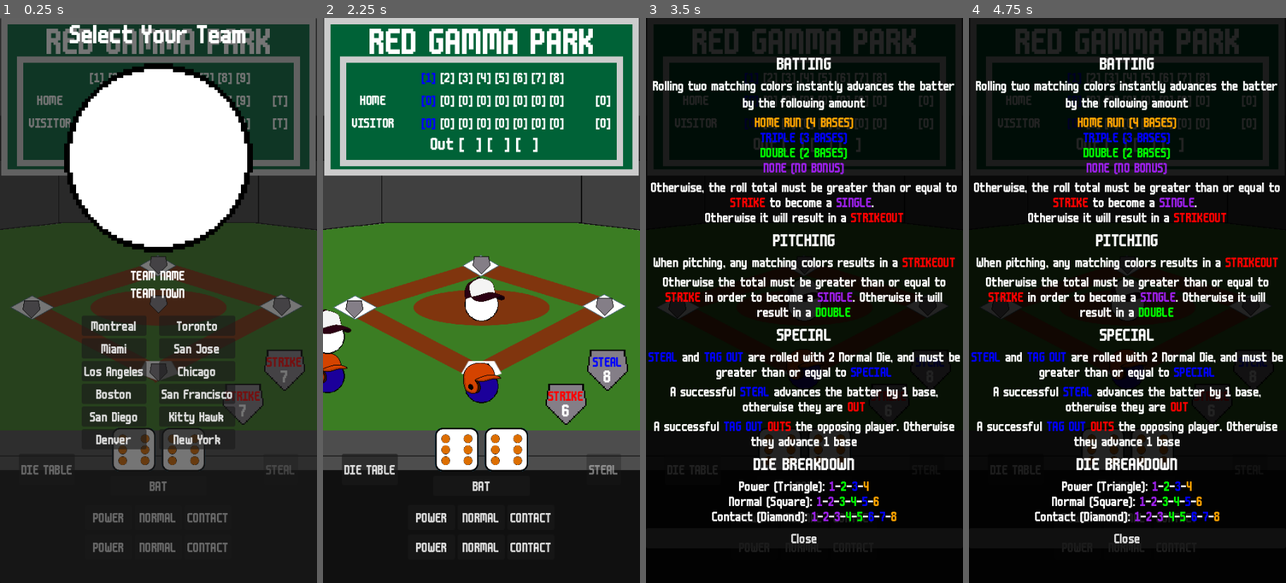
Above: before the commit, frames 1-4 (left to right).
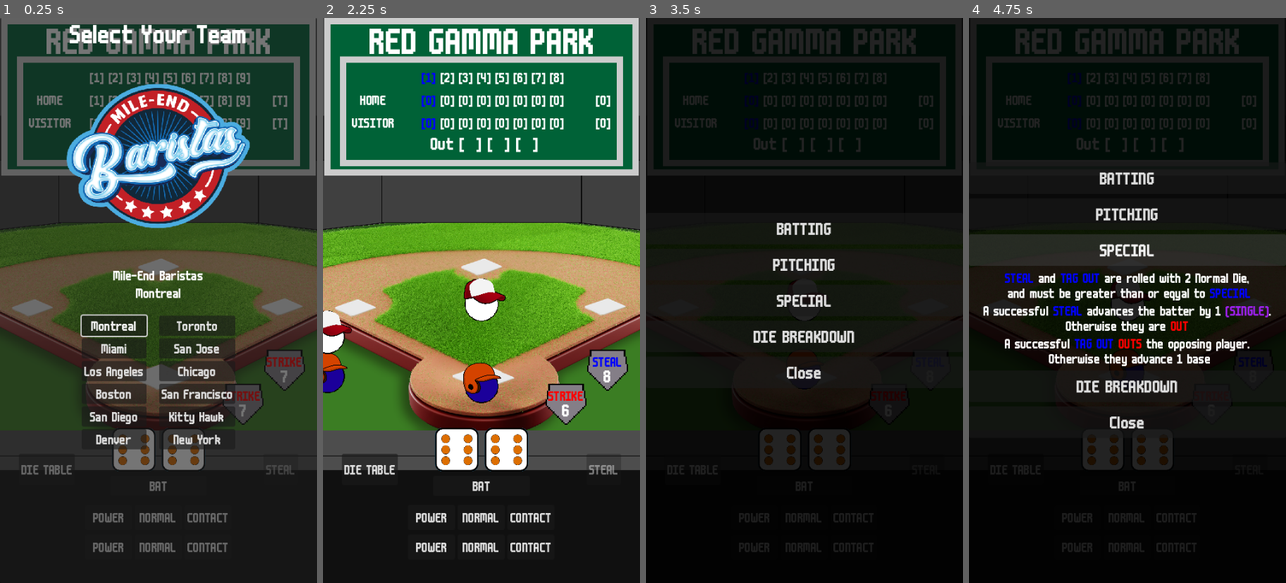
Above: after the commit, the same moments.

Repository: articrus/ROLL_BASEBALL
Game: Godot game, scene res://scenes/game_scene.tscn
Same seed, same stepped clock (60 frames per second), same inputs: the game is played once before the commit and once after it. This scene is started directly instead of the project's main scene.
Inputs (mouse positions are in pixels of both pictures, inside the frame that each line leads up to):
- Up to frame 1 (0.25 s): no input
- Up to frame 2 (2.25 s): click "NORMAL" at 0.5 s; click "NORMAL" at 1.25 s; click "New York" at 2 s
- Up to frame 3 (3.5 s): click "DIE TABLE" at 2.75 s
- Up to frame 4 (4.75 s): click (1127, 227) at 3.5 s, where only the run after the commit has a clickable "BATTING"; click (1127, 373) at 4.25 s, where only the run after the commit has a clickable "SPECIAL"

The runs differ from the first frame. In frame 1, 29% of the frame differs, in the area x 0-100%, y 8-73%; in frame 2, 26%; in frame 3, 16%; in frame 4, 23%.

Commit message:
Graphics Update VI?
-Added the remaining team logos
-Added new field png
-Added new hat png
-Updated dice table into a more readable format (darken the background a little more)
-Updated out position to no longer be visible
-Fill in field background, maybe add stands to put players on left and right
-Fixed viewport scaling

TODO:
-Ball animation
-Extra players on field
-Fix new dice png
-Fix new helmet png
-Finish baseball diamond png
-Finish stands png
-Design main menu with all the logos
-Once graphics for the main field are done, create tutorial gifs

Diff:
--- a/project.godot
+++ b/project.godot
@@ -24,6 +24,7 @@
 
 window/size/viewport_width=504
 window/size/viewport_height=896
+window/stretch/mode="viewport"
 
 [dotnet]
 
--- a/scenes/game_scene.tscn
+++ b/scenes/game_scene.tscn
@@ -7,7 +7,6 @@
 [ext_resource type="PackedScene" uid="uid://b4ljywddrkucl" path="res://ui/player_ui.tscn" id="2_onqr8"]
 [ext_resource type="Texture2D" uid="uid://cidvptu3gbprq" path="res://art/baseball_field/field.png" id="2_utbpp"]
 [ext_resource type="Script" uid="uid://b0nauup61hnbc" path="res://scripts/managers/players_manager.gd" id="2_y3j0m"]
-[ext_resource type="Texture2D" uid="uid://bpmuw1506raew" path="res://art/baseball_field/temp_diamond.png" id="3_kk2rg"]
 [ext_resource type="PackedScene" uid="uid://dnfd08q1sg4vo" path="res://scenes/ui_scenes/team_select.tscn" id="3_ycayy"]
 
 [node name="GameScene" type="Node2D" unique_id=1578163720]
@@ -26,31 +25,26 @@
 position = Vector2(0, -10)
 script = ExtResource("1_bw6k5")
 
-[node name="Home" type="Sprite2D" parent="Bases" unique_id=1691883253]
+[node name="Home" type="Marker2D" parent="Bases" unique_id=1218090844]
 position = Vector2(0, 124)
-texture = ExtResource("3_kk2rg")
 
-[node name="First" type="Sprite2D" parent="Bases" unique_id=296011157]
+[node name="First" type="Marker2D" parent="Bases" unique_id=1243472602]
 position = Vector2(196, 20)
-texture = ExtResource("3_kk2rg")
 
-[node name="Second" type="Sprite2D" parent="Bases" unique_id=296594325]
+[node name="Second" type="Marker2D" parent="Bases" unique_id=1521722588]
 position = Vector2(0, -46)
-texture = ExtResource("3_kk2rg")
 
-[node name="Third" type="Sprite2D" parent="Bases" unique_id=623747385]
+[node name="Third" type="Marker2D" parent="Bases" unique_id=1841771927]
 position = Vector2(-202, 24)
-texture = ExtResource("3_kk2rg")
 
-[node name="Pitch" type="Sprite2D" parent="Bases" unique_id=1453338358]
+[node name="Pitch" type="Marker2D" parent="Bases" unique_id=1369357329]
 position = Vector2(0, 16)
-texture = ExtResource("3_kk2rg")
 
 [node name="Out" type="Marker2D" parent="Bases" unique_id=220167196]
 position = Vector2(-400, 100)
 
 [node name="Score" type="Marker2D" parent="Bases" unique_id=1436831474]
-position = Vector2(155, 200)
+position = Vector2(291, 325)
 
 [node name="Spawn" type="Marker2D" parent="Bases" unique_id=1093195683]
 position = Vector2(0, 180)
--- a/scenes/ui_scenes/dice_table.tscn
+++ b/scenes/ui_scenes/dice_table.tscn
@@ -15,33 +15,38 @@
 theme_override_styles/panel = SubResource("StyleBoxFlat_dg4h0")
 script = ExtResource("1_dg4h0")
 
-[node name="HBoxContainer" type="VBoxContainer" parent="." unique_id=2001006064]
+[node name="VBoxContainer" type="VBoxContainer" parent="." unique_id=1851751483]
 layout_mode = 1
 anchors_preset = -1
 anchor_right = 1.0
 anchor_bottom = 1.0
 grow_horizontal = 2
+grow_vertical = 0
 theme_override_constants/separation = 7
 alignment = 1
 
-[node name="Batting" type="Label" parent="HBoxContainer" unique_id=1894949148]
-custom_minimum_size = Vector2(500, 0)
+[node name="Batting" type="Button" parent="VBoxContainer" unique_id=327990500]
+custom_minimum_size = Vector2(500, 50)
 layout_mode = 2
 theme = ExtResource("2_54ch6")
 theme_override_font_sizes/font_size = 32
 text = "BATTING"
-horizontal_alignment = 1
 autowrap_mode = 2
 
-[node name="BatA" type="Label" parent="HBoxContainer" unique_id=1363676427]
+[node name="BattingBox" type="VBoxContainer" parent="VBoxContainer" unique_id=930769873]
+visible = false
+layout_mode = 2
+
+[node name="BatA" type="Label" parent="VBoxContainer/BattingBox" unique_id=1363676427]
 custom_minimum_size = Vector2(500, 0)
 layout_mode = 2
 theme = ExtResource("2_54ch6")
-text = "Rolling two matching colors instantly advances the batter by the following amount"
+text = "Rolling two matching colors instantly advances
+the batter by the following amount"
 horizontal_alignment = 1
-autowrap_mode = 2
+autowrap_mode = 3
 
-[node name="BatB" type="RichTextLabel" parent="HBoxContainer" unique_id=222552109]
+[node name="BatB" type="RichTextLabel" parent="VBoxContainer/BattingBox" unique_id=222552109]
 custom_minimum_size = Vector2(500, 0)
 layout_mode = 2
 theme = ExtResource("2_54ch6")
@@ -55,95 +60,110 @@
 autowrap_mode = 2
 horizontal_alignment = 1
 
-[node name="BatC" type="RichTextLabel" parent="HBoxContainer" unique_id=436270959]
+[node name="BatC" type="RichTextLabel" parent="VBoxContainer/BattingBox" unique_id=436270959]
 custom_minimum_size = Vector2(500, 0)
 layout_mode = 2
 theme = ExtResource("2_54ch6")
 bbcode_enabled = true
-text = "Otherwise, the roll total must be greater than or equal to [color=red]STRIKE[/color] to become a [color=purple]SINGLE[/color].
+text = "Otherwise, the roll total must be greater than
+or equal to [color=red]STRIKE[/color] to become a [color=purple]SINGLE[/color].
 Otherwise it will result in a [color=red]STRIKEOUT[/color]"
 fit_content = true
 autowrap_mode = 2
 horizontal_alignment = 1
 
-[node name="Pitching" type="Label" parent="HBoxContainer" unique_id=443107727]
-custom_minimum_size = Vector2(500, 0)
+[node name="Pitching" type="Button" parent="VBoxContainer" unique_id=1082854135]
+custom_minimum_size = Vector2(500, 50)
 layout_mode = 2
 theme = ExtResource("2_54ch6")
 theme_override_font_sizes/font_size = 32
 text = "PITCHING"
-horizontal_alignment = 1
 autowrap_mode = 2
 
-[node name="PitchA" type="RichTextLabel" parent="HBoxContainer" unique_id=1908940303]
+[node name="PitchingBox" type="VBoxContainer" parent="VBoxContainer" unique_id=673830448]
+visible = false
+layout_mode = 2
+
+[node name="PitchA" type="RichTextLabel" parent="VBoxContainer/PitchingBox" unique_id=1908940303]
 custom_minimum_size = Vector2(500, 0)
 layout_mode = 2
 theme = ExtResource("2_54ch6")
 bbcode_enabled = true
-text = "When pitching, any matching colors results in a [color=red]STRIKEOUT[/color]"
+text = "When pitching, any matching colors
+results in a [color=red]STRIKEOUT[/color]"
 fit_content = true
 autowrap_mode = 2
 horizontal_alignment = 1
 
-[node name="PitchB" type="RichTextLabel" parent="HBoxContainer" unique_id=380210240]
+[node name="PitchB" type="RichTextLabel" parent="VBoxContainer/PitchingBox" unique_id=380210240]
 custom_minimum_size = Vector2(500, 0)
 layout_mode = 2
 theme = ExtResource("2_54ch6")
 bbcode_enabled = true
-text = "Otherwise the total must be greater than or equal to [color=red]STRIKE[/color] in order to become a [color=purple]SINGLE[/color]. Otherwise it will result in a [color=green]DOUBLE[/color]"
+text = "Otherwise the total must be greater than
+or equal to [color=red]STRIKE[/color] in order to become a [color=purple]SINGLE[/color].
+Otherwise it will result in a [color=green]DOUBLE[/color]"
 fit_content = true
 autowrap_mode = 2
 horizontal_alignment = 1
 
-[node name="Special" type="Label" parent="HBoxContainer" unique_id=2072757668]
-custom_minimum_size = Vector2(500, 0)
+[node name="Special" type="Button" parent="VBoxContainer" unique_id=1032773282]
+custom_minimum_size = Vector2(500, 50)
 layout_mode = 2
 theme = ExtResource("2_54ch6")
 theme_override_font_sizes/font_size = 32
 text = "SPECIAL"
-horizontal_alignment = 1
 autowrap_mode = 2
 
-[node name="SpecialA" type="RichTextLabel" parent="HBoxContainer" unique_id=792612961]
+[node name="SpecialBox" type="VBoxContainer" parent="VBoxContainer" unique_id=604377356]
+visible = false
+layout_mode = 2
+
+[node name="SpecialA" type="RichTextLabel" parent="VBoxContainer/SpecialBox" unique_id=792612961]
 custom_minimum_size = Vector2(500, 0)
 layout_mode = 2
 theme = ExtResource("2_54ch6")
 bbcode_enabled = true
-text = "[color=blue]STEAL[/color] and [color=blue]TAG OUT[/color] are rolled with 2 Normal Die, and must be greater than or eqyal to [color=blue]SPECIAL[/color]"
+text = "[color=blue]STEAL[/color] and [color=blue]TAG OUT[/color] are rolled with 2 Normal Die,
+ and must be greater than or eqyal to [color=blue]SPECIAL[/color]"
 fit_content = true
 autowrap_mode = 2
 horizontal_alignment = 1
 
-[node name="SpecialB" type="RichTextLabel" parent="HBoxContainer" unique_id=1161684298]
+[node name="SpecialB" type="RichTextLabel" parent="VBoxContainer/SpecialBox" unique_id=1161684298]
 custom_minimum_size = Vector2(500, 0)
 layout_mode = 2
 theme = ExtResource("2_54ch6")
 bbcode_enabled = true
-text = "A successful [color=blue]STEAL[/color] advances the batter by 1 base, otherwise they are [color=red]OUT[/color]"
+text = "A successful [color=blue]STEAL[/color] advances the batter by 1 [color=purple](SINGLE)[/color]. Otherwise they are [color=red]OUT[/color]"
 fit_content = true
 autowrap_mode = 2
 horizontal_alignment = 1
 
-[node name="SpecialC" type="RichTextLabel" parent="HBoxContainer" unique_id=1672951851]
+[node name="SpecialC" type="RichTextLabel" parent="VBoxContainer/SpecialBox" unique_id=1672951851]
 custom_minimum_size = Vector2(500, 0)
 layout_mode = 2
 theme = ExtResource("2_54ch6")
 bbcode_enabled = true
-text = "A successful [color=blue]TAG OUT[/color] [color=red]OUTS[/color] the opposing player. Otherwise they advance 1 base"
+text = "A successful [color=blue]TAG OUT[/color] [color=red]OUTS[/color] the opposing player.
+ Otherwise they advance 1 base"
 fit_content = true
 autowrap_mode = 2
 horizontal_alignment = 1
 
-[node name="Dice" type="Label" parent="HBoxContainer" unique_id=1185098673]
-custom_minimum_size = Vector2(500, 0)
+[node name="Dice" type="Button" parent="VBoxContainer" unique_id=927899899]
+custom_minimum_size = Vector2(500, 50)
 layout_mode = 2
 theme = ExtResource("2_54ch6")
 theme_override_font_sizes/font_size = 32
 text = "DIE BREAKDOWN"
-horizontal_alignment = 1
 autowrap_mode = 2
 
-[node name="Die" type="RichTextLabel" parent="HBoxContainer" unique_id=2018967272]
+[node name="DiceBox" type="VBoxContainer" parent="VBoxContainer" unique_id=710724774]
+visible = false
+layout_mode = 2
+
+[node name="Die" type="RichTextLabel" parent="VBoxContainer/DiceBox" unique_id=2018967272]
 custom_minimum_size = Vector2(500, 0)
 layout_mode = 2
 theme = ExtResource("2_54ch6")
@@ -155,9 +175,11 @@
 autowrap_mode = 2
 horizontal_alignment = 1
 
-[node name="Close" type="Button" parent="HBoxContainer" unique_id=1746657956]
+[node name="Close" type="Button" parent="VBoxContainer" unique_id=1746657956]
+custom_minimum_size = Vector2(500, 50)
 layout_mode = 2
 theme = ExtResource("2_54ch6")
+theme_override_font_sizes/font_size = 32
 text = "Close"
 
-[connection signal="pressed" from="HBoxContainer/Close" to="." method="_on_close_pressed"]
+[connection signal="pressed" from="VBoxContainer/Close" to="." method="_on_close_pressed"]
--- a/scenes/ui_scenes/team_select.tscn
+++ b/scenes/ui_scenes/team_select.tscn
@@ -3,7 +3,6 @@
 [ext_resource type="Script" uid="uid://cxfbdbwh28mjh" path="res://scripts/ui/team_select.gd" id="1_cf774"]
 [ext_resource type="Theme" uid="uid://cjwjb6wa1fg38" path="res://ui/themes/baseball_text.tres" id="2_icgwg"]
 [ext_resource type="PackedScene" uid="uid://dx1ic4fwo8od7" path="res://ui/hud_components/team_button.tscn" id="2_oqbh2"]
-[ext_resource type="Texture2D" uid="uid://clnic4lhnmclh" path="res://art/actors/TEMP_player.png" id="4_85u45"]
 
 [node name="TeamSelect" type="Panel" unique_id=296525844]
 anchors_preset = 15
@@ -31,7 +30,6 @@
 layout_mode = 2
 size_flags_horizontal = 4
 size_flags_vertical = 4
-texture = ExtResource("4_85u45")
 expand_mode = 2
 
 [node name="TeamInfo" type="VBoxContainer" parent="VBoxContainer" unique_id=769238852]
--- a/scripts/classes/enums.gd
+++ b/scripts/classes/enums.gd
@@ -67,3 +67,10 @@
 	CITY.DEN: Color(1.0, 0.624, 0.267, 1.0),
 	CITY.NY: Color(0.831, 0.263, 0.0, 1.0),
 }
+
+enum RULES {
+	BATTING,
+	PITCHING,
+	SPECIAL,
+	DICE
+}
--- a/scripts/ui/dice_table.gd
+++ b/scripts/ui/dice_table.gd
@@ -1,5 +1,29 @@
 extends Control
+@onready var rulesButtons = {
+	Enums.RULES.BATTING: $VBoxContainer/Batting,
+	Enums.RULES.PITCHING: $VBoxContainer/Pitching,
+	Enums.RULES.SPECIAL: $VBoxContainer/Special,
+	Enums.RULES.DICE: $VBoxContainer/Dice
+}
+@onready var textBoxes = {
+	Enums.RULES.BATTING: $VBoxContainer/BattingBox,
+	Enums.RULES.PITCHING: $VBoxContainer/PitchingBox,
+	Enums.RULES.SPECIAL: $VBoxContainer/SpecialBox,
+	Enums.RULES.DICE: $VBoxContainer/DiceBox
+}
+
+func _ready() -> void:
+	_bind_buttons()
 
 # Closes the dice table screen
 func _on_close_pressed() -> void:
 	self.visible = false
+
+# Toggle the visibility of the rules box
+func _on_ruleset_button_pressed(rule: Enums.RULES) -> void:
+	for textBox in textBoxes:
+		textBoxes[textBox].visible = textBox == rule
+
+func _bind_buttons() -> void:
+	for textButton in rulesButtons:
+		rulesButtons[textButton].pressed.connect(_on_ruleset_button_pressed.bind(textButton))
--- a/scripts/ui/team_select.gd
+++ b/scripts/ui/team_select.gd
@@ -19,22 +19,23 @@
 # Team Logos
 @onready var teamLogos = {
 	Enums.CITY.MTL: load("res://art/logos/baristas-512x512.png"),
-	Enums.CITY.TOR: load("res://art/logos/baristas-512x512.png"),
+	Enums.CITY.TOR: load("res://art/logos/runners-512x512.png"),
 	Enums.CITY.MIA: load("res://art/logos/crocodiles-512x512.png"),
-	Enums.CITY.SAJOS: load("res://art/logos/baristas-512x512.png"),
+	Enums.CITY.SAJOS: load("res://art/logos/chippers-512x512.png"),
 	Enums.CITY.LA: load("res://art/logos/surfers-512x512.png"),
-	Enums.CITY.CHI: load("res://art/logos/baristas-512x512.png"),
-	Enums.CITY.BOS: load("res://art/logos/baristas-512x512.png"),
+	Enums.CITY.CHI: load("res://art/logos/niners-512x512.png"),
+	Enums.CITY.BOS: load("res://art/logos/climbers-512x512.png"),
 	Enums.CITY.SAFRA: load("res://art/logos/seals-512x512.png"),
-	Enums.CITY.SADIE: load("res://art/logos/baristas-512x512.png"),
+	Enums.CITY.SADIE: load("res://art/logos/innovatorss-512x512.png"),
 	Enums.CITY.KH: load("res://art/logos/aviators-512x512.png"),
 	Enums.CITY.DEN: load("res://art/logos/miners-512x512.png"),
-	Enums.CITY.NY: load("res://art/logos/baristas-512x512.png")
+	Enums.CITY.NY: load("res://art/logos/anvils-512x512.png")
 }
 
 func _ready() -> void:
 	_bind_buttons()
 	Signalbus.team_highlight.connect(_display_team_text)
+	teamButtons[Enums.CITY.MTL].grab_focus()
 
 func _bind_buttons() -> void:
 	for city in teamButtons:
Binary file changed: art/actors/cap.png
Binary file changed: art/baseball_field/field.png
Binary file changed: art/dice/dice.png
Binary file added: art/logos/anvils-512x512.png
Not shown, added: art/logos/anvils-512x512.png.import
Binary file changed: art/logos/baristas-512x512.png
Binary file added: art/logos/chippers-512x512.png
Not shown, added: art/logos/chippers-512x512.png.import
Binary file added: art/logos/climbers-512x512.png
Not shown, added: art/logos/climbers-512x512.png.import
Binary file added: art/logos/innovatorss-512x512.png
Not shown, added: art/logos/innovatorss-512x512.png.import
(and 5 more such lines)
